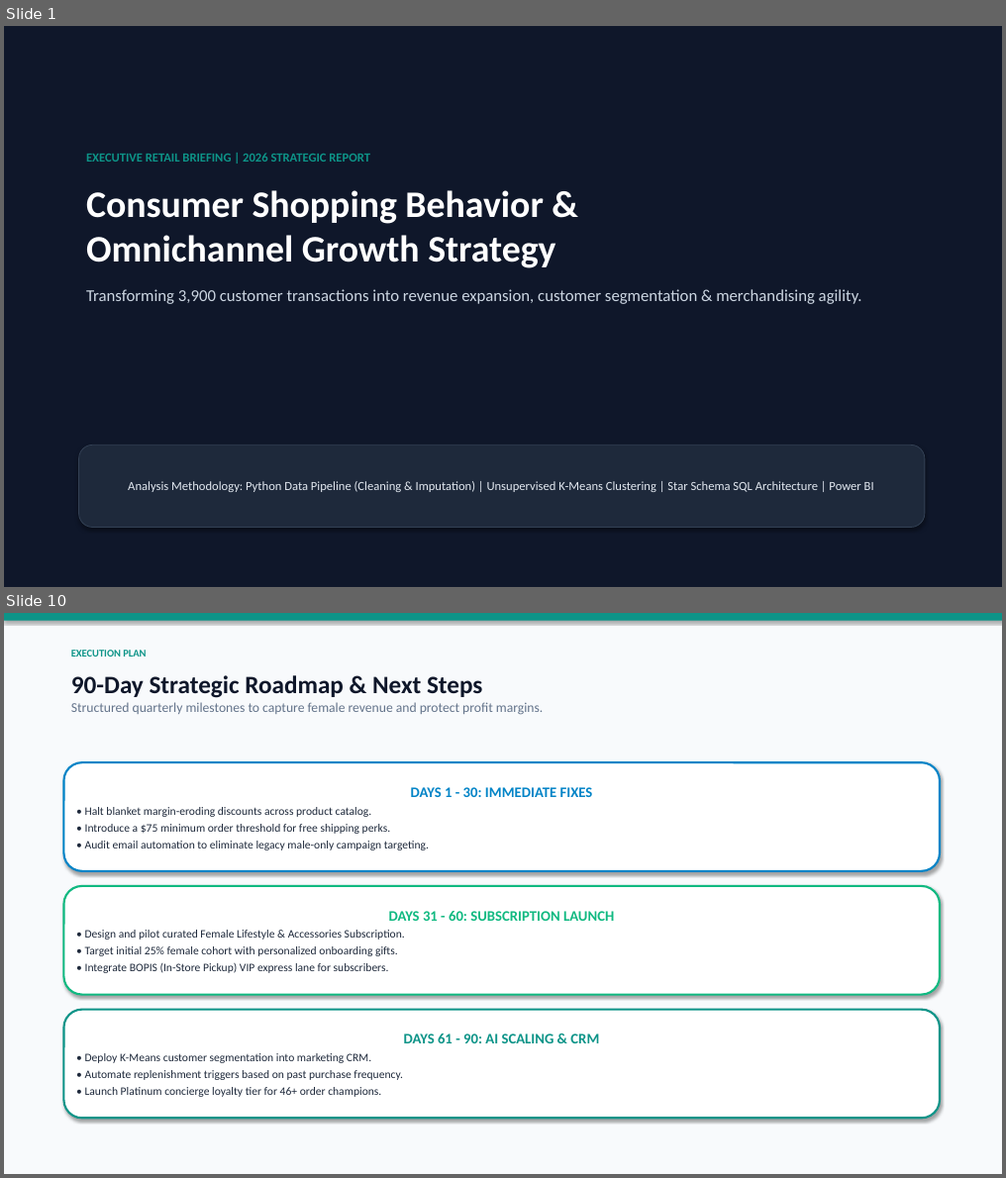
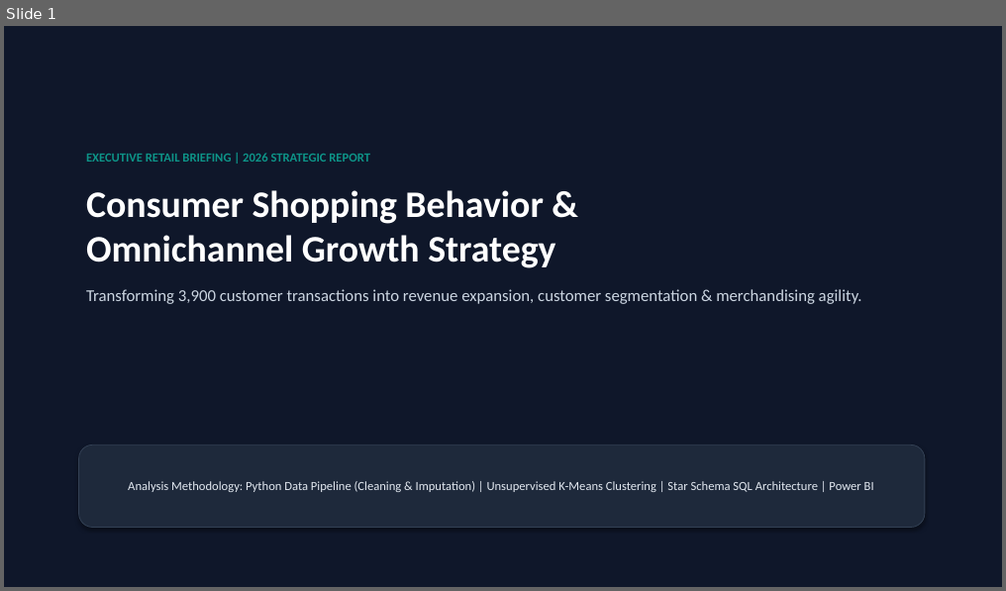
Before and after one commit to aladdin-dev0/retail-customer-behavior-analysis, a slide deck: reports/retail_customer_behavior_presentation.pptx. Shown one above the other, each under a label of ours: slides 1 and 10 before the commit, slide 1 after it; the slides between them are not shown. The pictures are 1006x1178 and 1006x591 pixels, drawn with LibreOffice and Linux fonts; fonts in the diff are those of the drawing. Boxes give left, top, right and bottom in pixels: in the first picture for what was removed or moved away, otherwise in the second. Text is boxed around its words. In the diff, an @@ line names an element or a change of style, - is before the commit and + after.

```diff
--- a/reports/retail_customer_behavior_presentation.pptx
+++ b/reports/retail_customer_behavior_presentation.pptx
@@ slide 10 removed at bbox=[4, 613, 1002, 1174], background #FFFFFF @@
@@ rectangle removed at bbox=[4, 613, 1002, 1174] @@
@@ rectangle removed at bbox=[4, 613, 1002, 621] @@
@@ text removed at bbox=[71, 650, 146, 657] @@
-EXECUTION PLAN
@@ text removed at bbox=[71, 675, 543, 715] @@
-90-Day Strategic Roadmap & Next Steps
-Structured quarterly milestones to capture female revenue and protect profit margins.
@@ rounded rectangle removed at bbox=[63, 762, 940, 871] @@
-DAYS 1 - 30: IMMEDIATE FIXES
-• Halt blanket margin-eroding discounts across product catalog.
-• Introduce a $75 minimum order threshold for free shipping perks.
-• Audit email automation to eliminate legacy male-only campaign targeting.
@@ rounded rectangle removed at bbox=[63, 886, 940, 995] @@
-DAYS 31 - 60: SUBSCRIPTION LAUNCH
-• Design and pilot curated Female Lifestyle & Accessories Subscription.
-• Target initial 25% female cohort with personalized onboarding gifts.
-• Integrate BOPIS (In-Store Pickup) VIP express lane for subscribers.
@@ rounded rectangle removed at bbox=[63, 1010, 940, 1118] @@
-DAYS 61 - 90: AI SCALING & CRM
-• Deploy K-Means customer segmentation into marketing CRM.
-• Automate replenishment triggers based on past purchase frequency.
-• Launch Platinum concierge loyalty tier for 46+ order champions.
```
Also in this commit, not shown: 7 slides changed, 2 slides added, 1 other slide removed, 1 other file.
